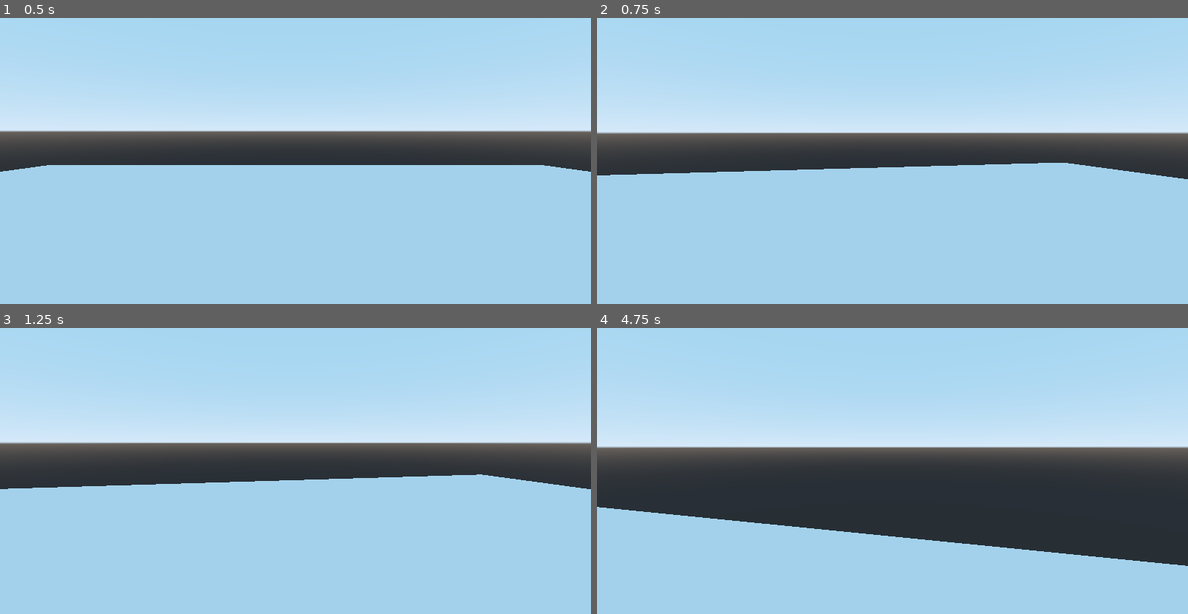
Above: before the commit, frames 1-4 (two rows, left to right).
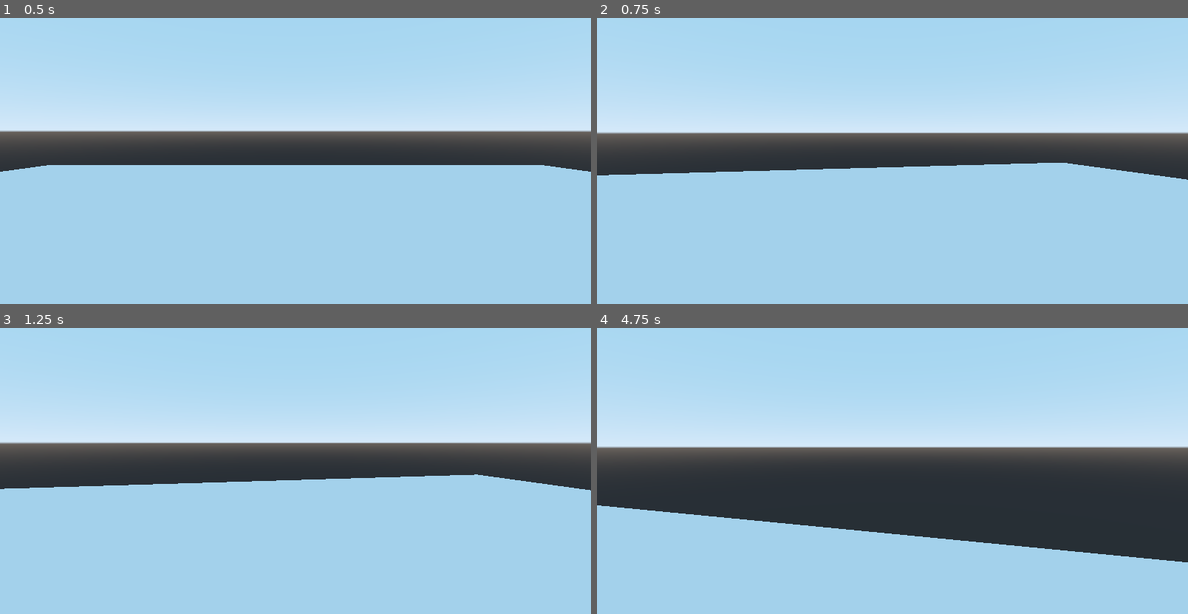
Above: after the commit, the same moments.

Repository: Chaotica-interactive/the-oddity
Game: Godot game, scene res://Master.tscn
The game is run twice, just before and just after one commit, with the same random seed, the same clock (stepped at 60 frames per second) and the same inputs.
Inputs (mouse positions are in pixels of both pictures, inside the frame that each line leads up to):
- Up to frame 1 (0.5 s): no input
- Up to frame 2 (0.75 s): tap Enter at 0.5 s; move the mouse to (922, 129) at 0.52 s; hold W (forward) from 0.53 s (still down)
- Up to frame 3 (1.25 s): keep holding W (forward)
- Up to frame 4 (4.75 s): keep holding W (forward); move the mouse to (862, 442) at 1.27 s; move the mouse to (904, 433) at 2.02 s; move the mouse to (886, 445) at 2.77 s; move the mouse to (933, 445) at 3.52 s; move the mouse to (845, 436) at 4.27 s

Frame 1 is identical in both runs. In frame 2, less than 0.1% of the frame differs, in the area x 2-100%, y 50-57%; in frame 3, less than 0.1%; in frame 4, 0.9%, in the area x 0-100%, y 62-84%.

Commit message:
moar variables

Diff:
--- a/scripts/Player.gd
+++ b/scripts/Player.gd
@@ -3,9 +3,18 @@
 class_name player
 
 #--------------- VARIABLES ----------------
+#------ EDITABLES
 export var WALK_SPEED: float = 3.0
+
+export var GRAVITY_ACCELERATION: float  = 9.8
+
 export var MOUSE_SENSITIVITY: float  = 0.2
 
+#------ VALUES
+var input_move: Vector3 = Vector3()
+var gravity_local: Vector3 = Vector3()
+
+#------ REFERENCES
 onready var look_pivot: Spatial = $"look pivot"
 onready var player_model: MeshInstance = $"Collider/Player Model"
 #--------------- FUNCTIONS ----------------
@@ -43,4 +52,5 @@
 		Input.get_action_strength("left") - Input.get_action_strength("right") # grab the X movement
 	)
 
-	return Vector3(x, 0, z).normalized()
+	# gather info and convert it from player space to world space and normalise it
+	return transform.basis.xform(Vector3(x, 0, z)).normalized()
